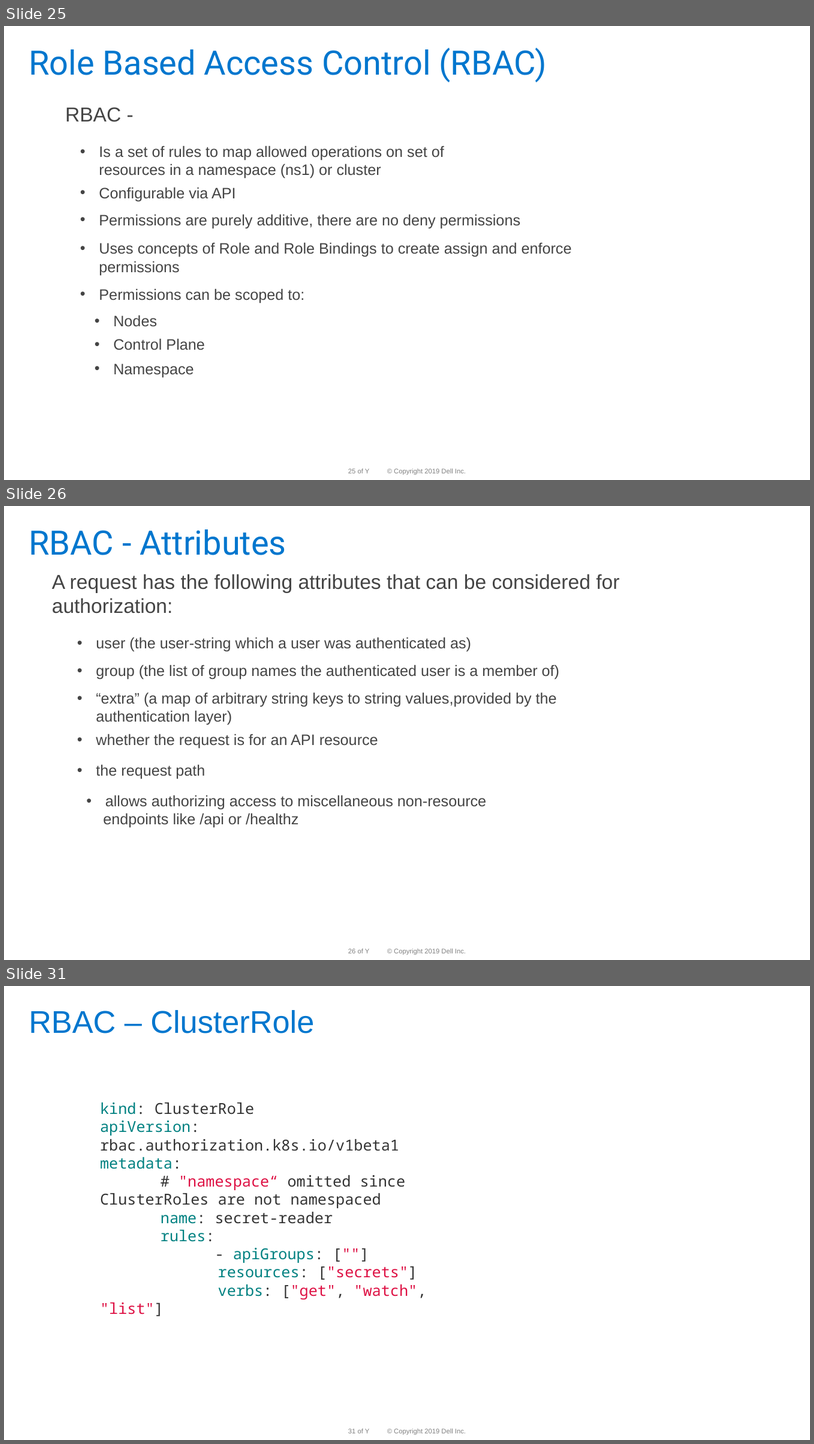
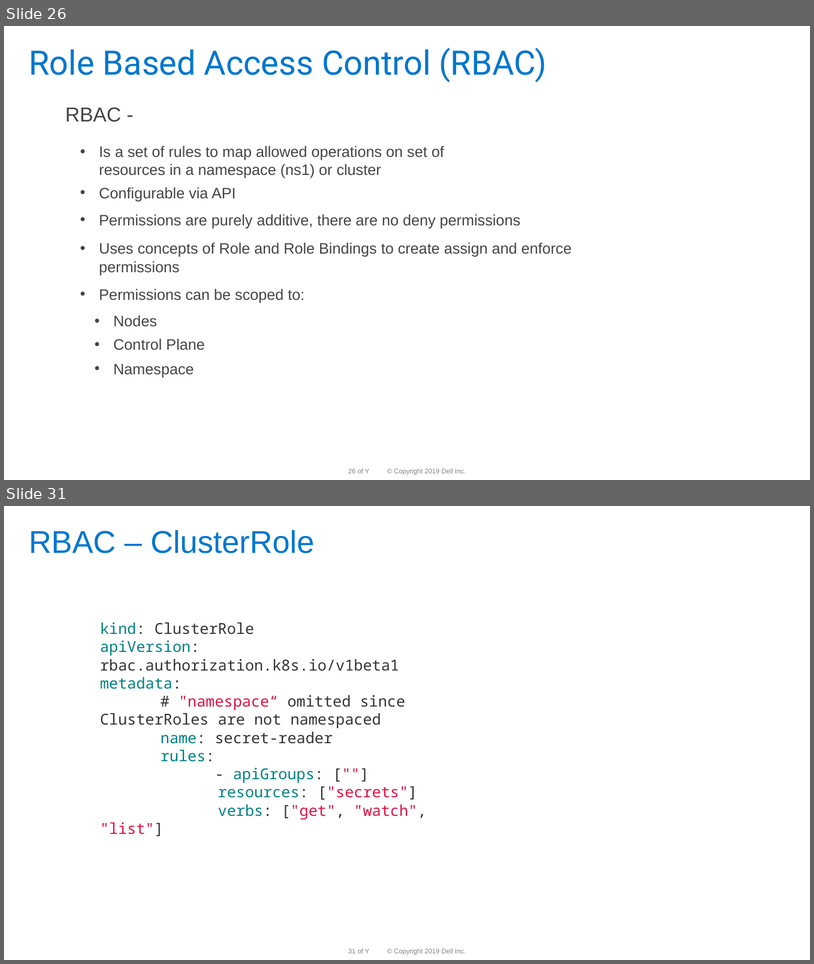
Before and after one commit to dteskubernetesworkshop/spring-boot-k8s-workshop, a slide deck: slides/k8 workshop deck-Day-3 -v 1.0.pptx. Shown one above the other, each under a label of ours: slides 25, 26 and 31 before the commit, slides 26 and 31 after it; the slides between them are not shown. The pictures are 814x1444 and 814x964 pixels, drawn with LibreOffice and Linux fonts; fonts in the diff are those of the drawing; background and template pictures are left out. Boxes give left, top, right and bottom in pixels: in the first picture for what was removed or moved away, otherwise in the second. Text is boxed around its words. In the diff, an @@ line names an element or a change of style, - is before the commit and + after.

```diff
--- a/slides/k8 workshop deck-Day-3 -v 1.0.pptx
+++ b/slides/k8 workshop deck-Day-3 -v 1.0.pptx
@@ slide 26 removed at bbox=[4, 506, 810, 960], background #FFFFFF; not listed: 3 template elements that a slide beside it also shows @@
@@ title removed at bbox=[29, 529, 286, 555] @@
-RBAC - Attributes
@@ text removed at bbox=[52, 574, 620, 613] @@
-A request has the following attributes that can be considered for
-authorization:
@@ text removed at bbox=[96, 637, 471, 652] @@
-• user (the user-string which a user was authenticated as)
@@ text removed at bbox=[96, 664, 560, 679] @@
-• group (the list of group names the authenticated user is a member of)
@@ text removed at bbox=[96, 692, 557, 725] @@
-• “extra” (a map of arbitrary string keys to string values,provided by the authentication layer)
@@ text removed at bbox=[96, 733, 378, 748] @@
-• whether the request is for an API resource
@@ text removed at bbox=[96, 764, 205, 779] @@
-• the request path
@@ text removed at bbox=[103, 795, 486, 828] @@
-• allows authorizing access to miscellaneous non-resource
-endpoints like /api or /healthz
@@ what was slide 25 is now slide 26 @@
```
Also in this commit, not shown: 7 slides changed, 2 slides added, 1 other slide removed, 1 other file.
